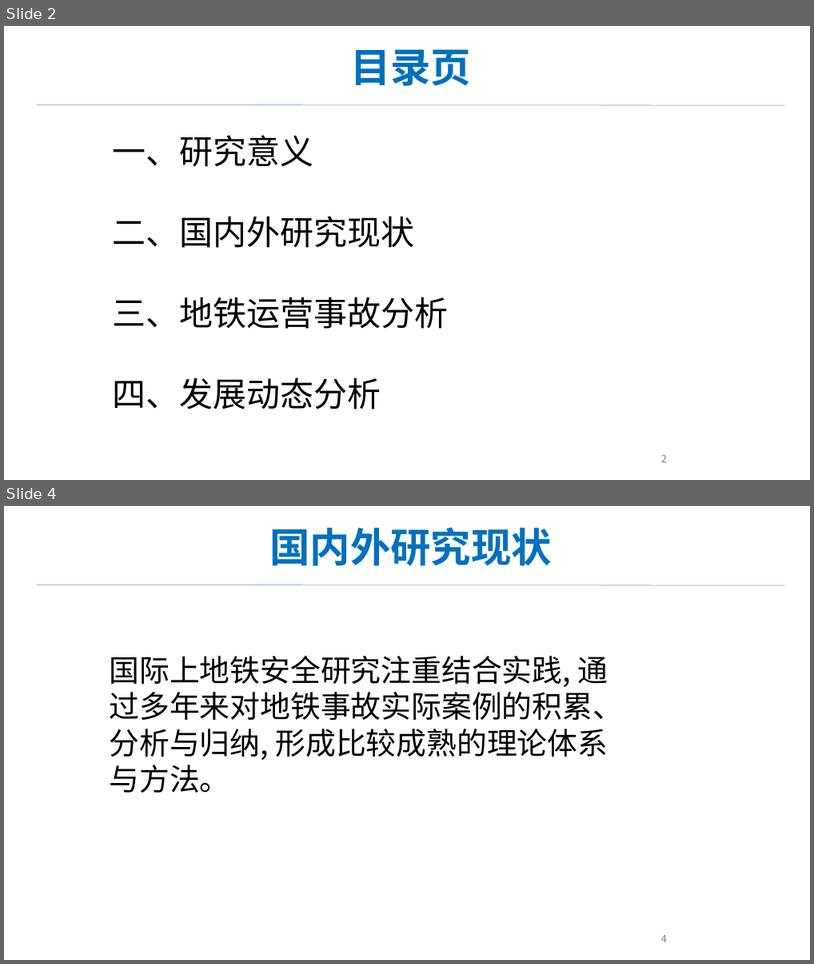
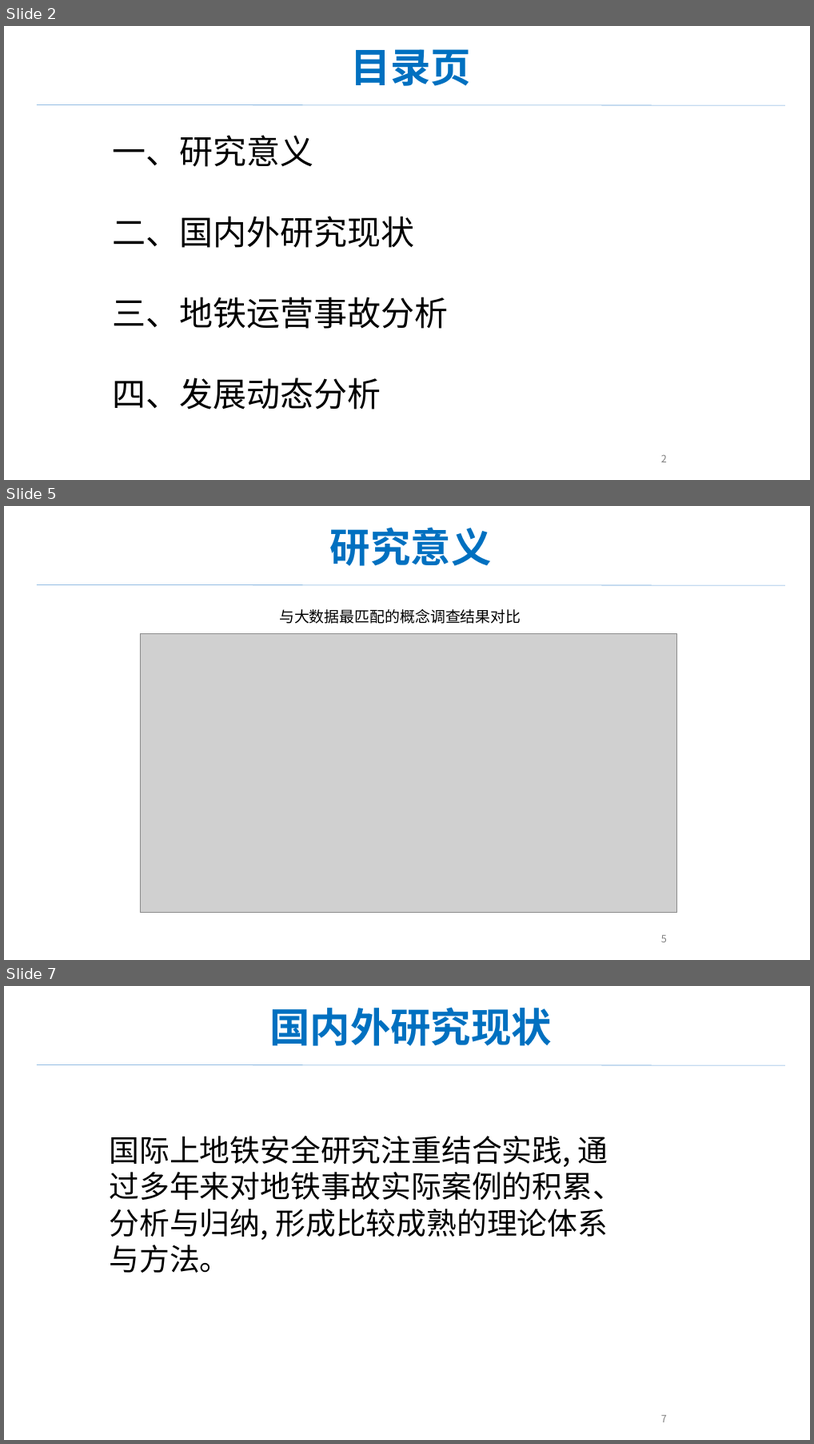
Before and after one commit to jiating777/laboratory, a slide deck: 报告.pptx. Shown one above the other, each under a label of ours: slides 2 and 4 before the commit, slides 2, 5 and 7 after it; the slides between them are not shown. The pictures are 814x964 and 814x1444 pixels, drawn with LibreOffice and Linux fonts; fonts in the diff are those of the drawing; grey boxes stand for pictures. Boxes give left, top, right and bottom in pixels: in the first picture for what was removed or moved away, otherwise in the second. Text is boxed around its words. In the diff, an @@ line names an element or a change of style, - is before the commit and + after.

```diff
--- a/报告.pptx
+++ b/报告.pptx
@@ slide 5 added at [4, 506, 810, 960], background #FFFFFF @@
@@ text added at [330, 527, 492, 566], 48 pt, text gradient #0070C0 to #002060, bold @@
+研究意义
@@ line added from (37, 584) to (786, 585), #5B9BD5 0.5 pt @@
@@ text added at [279, 609, 521, 624], 18 pt, text #000000 @@
+与大数据最匹配的概念调查结果对比
@@ picture added at [140, 634, 678, 912] @@
@@ page number added at [662, 935, 667, 942], 12 pt, text #808080 @@
+5
@@ what was slide 4 is now slide 7 @@
@@ page number at [662, 1415, 667, 1422]: text changed @@
-4
+7
```
Also in this commit, not shown: 1 slide changed, 2 other slides added.
